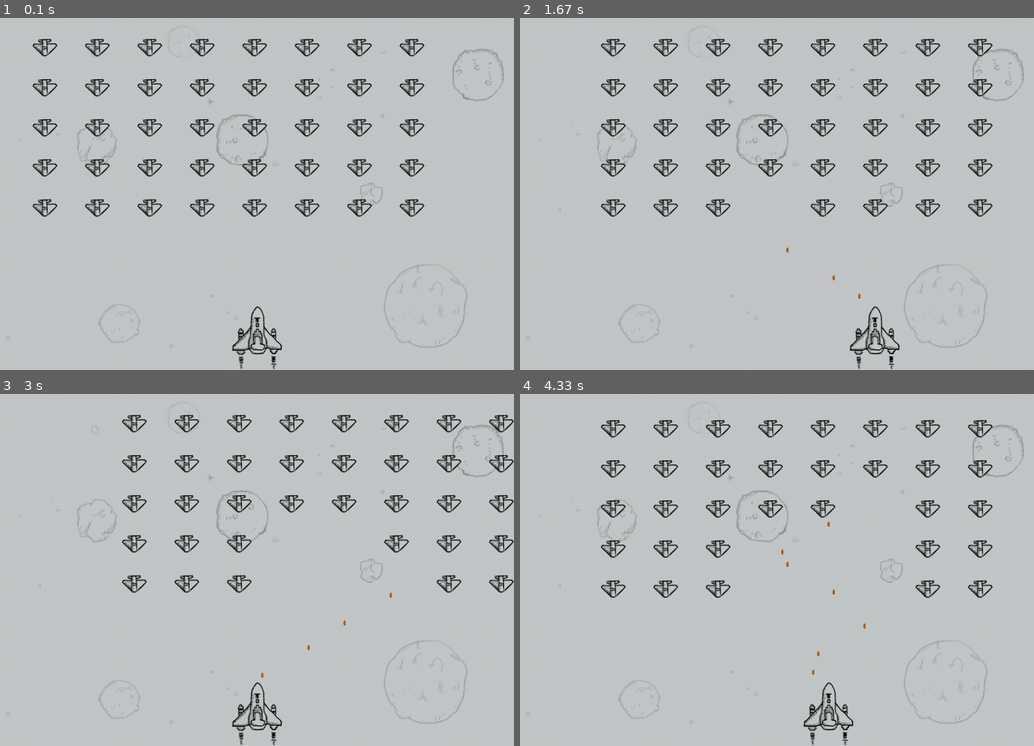
Above: before the commit, frames 1-4 (two rows, left to right).
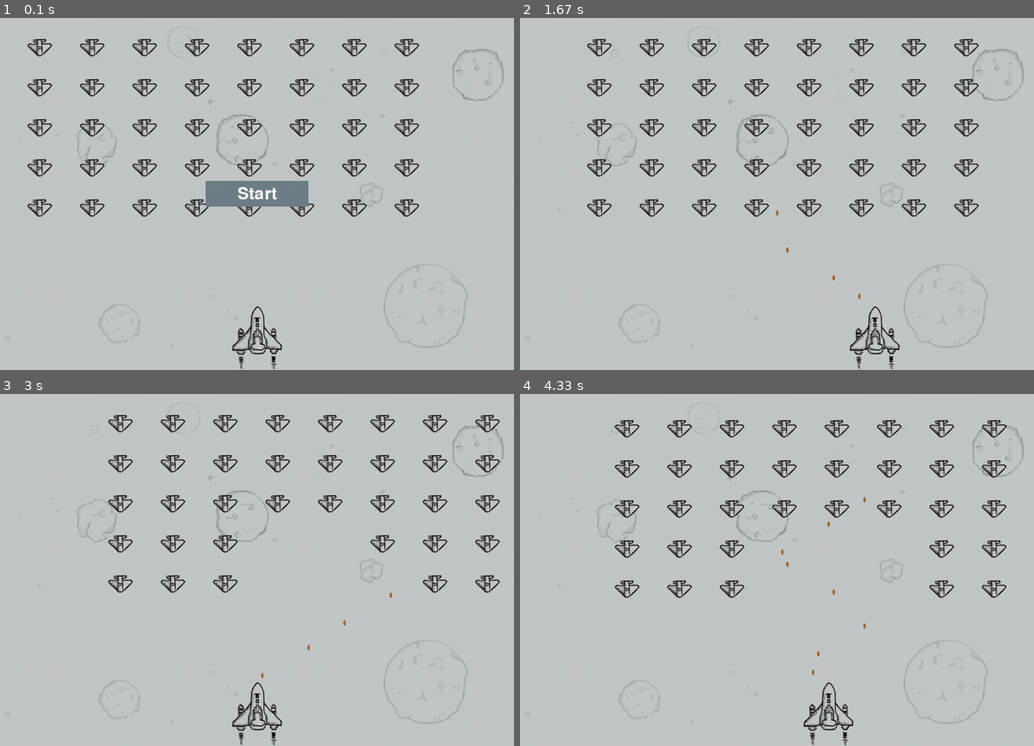
Above: after the commit, the same moments.

Repository: wtraceback/Pygame-Practice
Game: pygame game, started from Plane/main.py
The game is run twice, just before and just after one commit, with the same random seed, the same clock (stepped at 60 frames per second) and the same inputs.
Inputs (mouse positions are in pixels of both pictures, inside the frame that each line leads up to):
- Up to frame 1 (0.1 s): no input
- Up to frame 2 (1.67 s): click (777, 194) at 0.38 s, where only the run after the commit has a clickable "Start"; tap Space at 0.67, 1.07, 1.37, 1.57 s; hold Right 1-1.47 s; hold Right from 1.5 s (still down)
- Up to frame 3 (3 s): tap Space at 1.87, 2.07, 2.37, 2.63, 2.93 s; release Right at 1.97 s; hold Left 2-2.53 s; hold Left 2.57-2.97 s
- Up to frame 4 (4.33 s): hold Right 3-3.63 s; tap Space at 3.07, 3.37, 3.73, 4.03, 4.23 s; hold Left 3.67-4.13 s; hold Right from 4.17 s (still down)

The runs differ from the first frame. In frame 1, 7.6% of the frame differs, in the area x 5-83%, y 5-57%; in frame 2, 8.0%, in the area x 13-92%, y 5-57%; in frame 3, 7.1%; in frame 4, 6.8%.

Commit message:
设置开始按钮 && 点击开始按钮后，将开始游戏

Diff:
--- /dev/null
+++ b/Plane/button.py
@@ -0,0 +1,33 @@
+import pygame.font
+
+
+class Button():
+    def __init__(self, sets, screen):
+        """初始化按钮相关的属性"""
+        self.sets = sets
+        self.screen = screen
+        self.screen_rect = self.screen.get_rect()
+
+        # 设置 Start 按钮的相关属性
+        self.width = 200
+        self.height = 50
+        self.text_color = (255, 255, 255)
+        self.font = pygame.font.SysFont(None, 48)
+
+        # 创建按钮的 rect 对象，并设置其默认值
+        self.rect = pygame.Rect(0, 0, self.width, self.height)
+        self.rect.center = self.screen_rect.center
+        self.butn_color = (112, 128, 134)
+
+        self.prepare_text()
+
+    def prepare_text(self):
+        """将 msg 渲染成图像，绘制在矩形框上"""
+        self.text_img = self.font.render(self.sets.start_butn_text, True, self.text_color)
+        self.text_img_rect = self.text_img.get_rect()
+        self.text_img_rect.center = self.rect.center
+
+    def draw_butn(self):
+        # 绘制一个用颜色填充的按钮，再绘制文本
+        self.screen.fill(self.butn_color, self.rect)
+        self.screen.blit(self.text_img, self.text_img_rect)
--- a/Plane/game_functions.py
+++ b/Plane/game_functions.py
@@ -6,7 +6,7 @@
 from enemy import Enemy
 
 
-def check_events(sets, screen, fighter):
+def check_events(sets, screen, stats, fighter, start_butn):
     """响应按键和鼠标事件"""
     for event in pygame.event.get():
         if event.type == pygame.QUIT:
@@ -15,6 +15,9 @@
             check_keydown_events(event, sets, screen, fighter)
         elif event.type == pygame.KEYUP:
             check_keyup_events(event, fighter)
+        elif event.type == pygame.MOUSEBUTTONDOWN:
+            pos = pygame.mouse.get_pos()
+            check_click_start_butn(stats, start_butn, pos)
 
 
 def check_keydown_events(event, sets, screen, fighter):
@@ -37,7 +40,22 @@
         fighter.moving_right = False
 
 
-def update_screen(sets, screen, fighter):
+def check_click_start_butn(stats, start_butn, pos):
+    """点击了开始按钮后，将开始游戏"""
+    if start_butn.rect.collidepoint(pos[0], pos[1]):
+        stats.game_active = True
+
+
+# def collidepoint(stats, start_butn, pos):
+#     mouse_x = pos[0]
+#     mouse_y = pos[1]
+#
+#     if start_butn.rect.x <= mouse_x and mouse_x <= start_butn.rect.x + start_butn.rect.w:
+#         if start_butn.rect.y <= mouse_y and mouse_y <= start_butn.rect.y + start_butn.rect.h:
+#             stats.game_active = True
+
+
+def update_screen(sets, screen, stats, fighter, start_butn):
     # 绘制背景图
     blit_bg_image(sets, screen)
 
@@ -49,6 +67,9 @@
 
     # 绘制敌人舰队
     blit_enemy_fleet_img(sets)
+
+    if not stats.game_active:
+        start_butn.draw_butn()
 
     # 重新绘制游戏窗口
     pygame.display.update()
--- a/Plane/game_stats.py
+++ b/Plane/game_stats.py
@@ -6,7 +6,7 @@
         self.reset_stats()
 
         # 判断游戏的活动状态
-        self.game_active = True
+        self.game_active = False
 
     def reset_stats(self):
         """初始化在游戏运行期间可能变化的统计信息"""
--- a/Plane/main.py
+++ b/Plane/main.py
@@ -4,6 +4,7 @@
 from ship import Ship
 import game_functions as gf
 from game_stats import GameStats
+from button import Button
 
 
 def main():
@@ -18,6 +19,9 @@
     # 创建一个用于存储游戏统计信息的实例
     stats = GameStats(sets)
 
+    # 创建开始按钮
+    start_butn = Button(sets, screen)
+
     # 创建一艘战斗机
     fighter = Ship(sets, screen)
 
@@ -27,7 +31,7 @@
     # 开始游戏的主循环
     while True:
         # 监听键盘和鼠标事件
-        gf.check_events(sets, screen, fighter)
+        gf.check_events(sets, screen, stats, fighter, start_butn)
 
         if stats.game_active:
             #更新战斗机的坐标
@@ -40,7 +44,7 @@
             gf.update_enemy_fleet_coordinate(sets, screen, stats, fighter)
 
         # 绘制背景图、绘制子弹、绘制战斗机、绘制敌人舰队、重新绘制游戏窗口
-        gf.update_screen(sets, screen, fighter)
+        gf.update_screen(sets, screen, stats, fighter, start_butn)
 
 
 if __name__ == "__main__":
--- a/Plane/settings.py
+++ b/Plane/settings.py
@@ -29,3 +29,6 @@
         self.enemy_drop_speed = 10
         self.enemy_direction = 1
         self.enemy_list = []
+
+        # 开始按钮信息
+        self.start_butn_text = 'Start'
